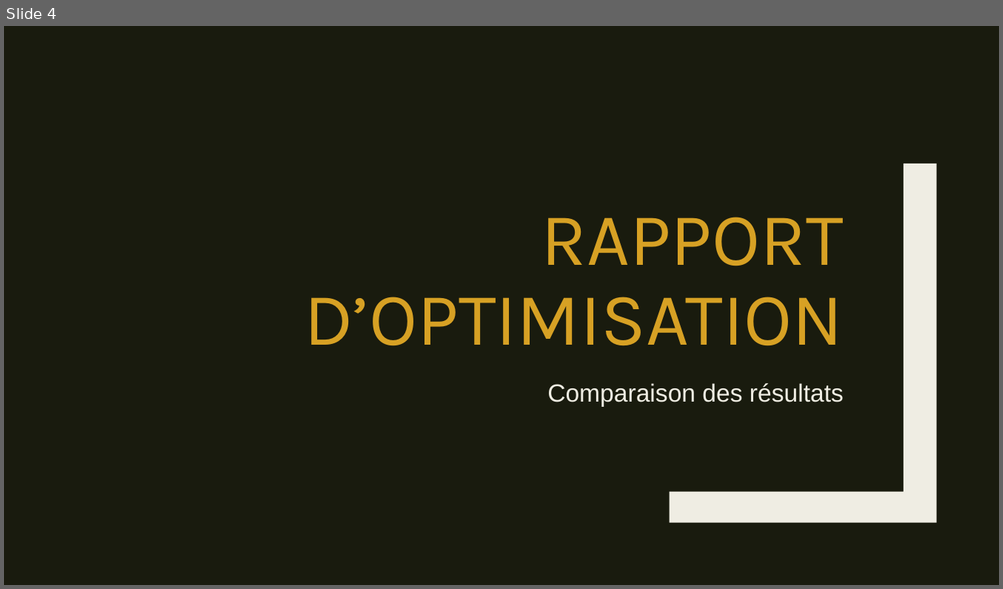
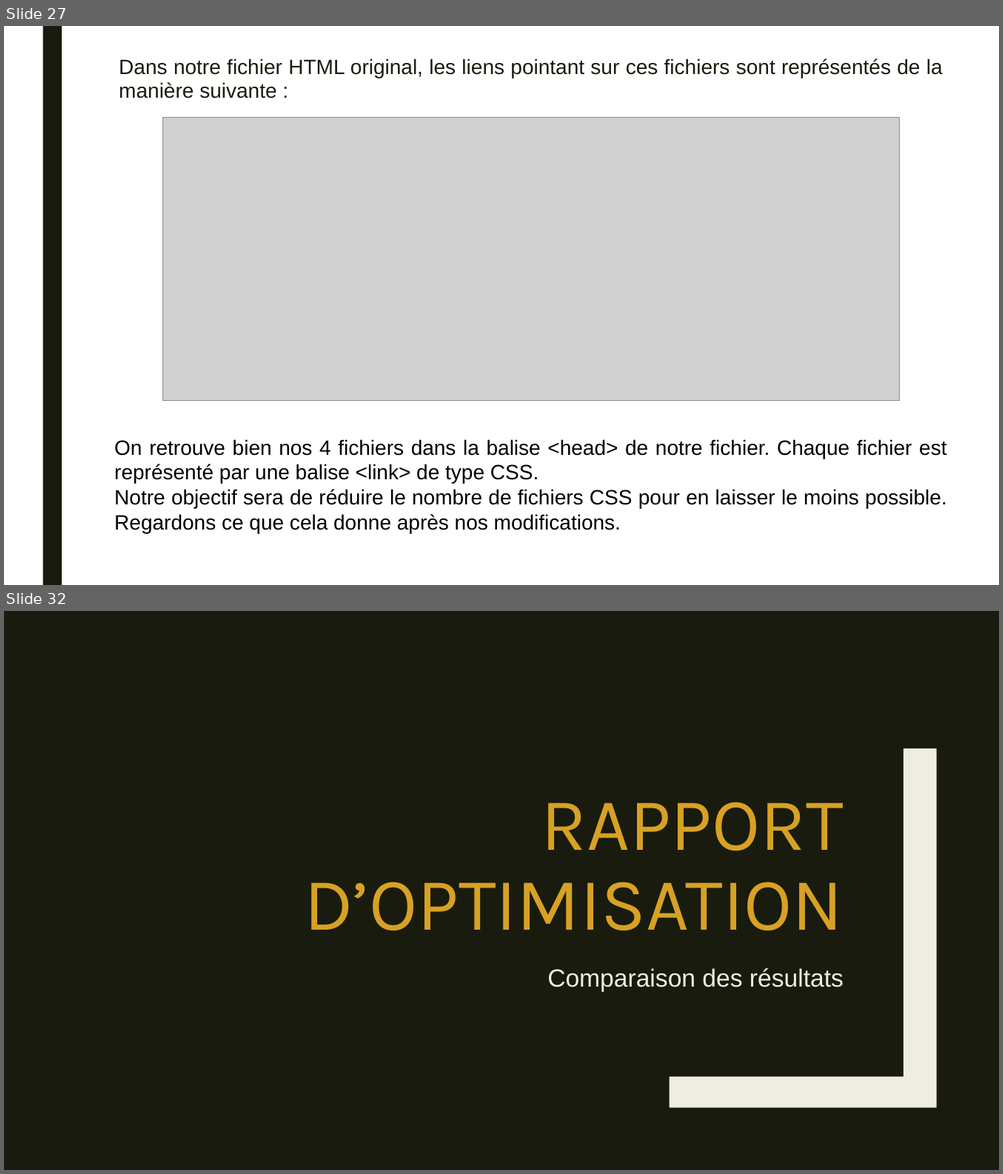
Before and after one commit to Amine-Be/Projet-4, a slide deck: P4_02_Recommandations.pptx. Shown one above the other, each under a label of ours: slide 4 before the commit, slides 27 and 32 after it; the slides between them are not shown. The pictures are 1003x589 and 1003x1174 pixels, drawn with LibreOffice and Linux fonts; fonts in the diff are those of the drawing; grey boxes stand for pictures. Boxes give left, top, right and bottom in pixels: in the first picture for what was removed or moved away, otherwise in the second. Text is boxed around its words. In the diff, an @@ line names an element or a change of style, - is before the commit and + after.

```diff
--- a/P4_02_Recommandations.pptx
+++ b/P4_02_Recommandations.pptx
@@ slide 27 added at <box>4,26,999,585</box>, background #FFFFFF @@
@@ rectangle added at <box>42,26,62,585</box>, fill #191B0E @@
@@ text added at <box>119,59,942,99</box>, 20 pt, text #191B0E @@
+Dans notre fichier HTML original, les liens pointant sur ces fichiers sont représentés de la manière suivante :
@@ picture added at <box>163,118,900,400</box> @@
@@ text added at <box>114,440,947,534</box>, 20 pt, text #000000 @@
+On retrouve bien nos 4 fichiers dans la balise <head> de notre fichier. Chaque fichier est représenté par une balise <link> de type CSS.
+Notre objectif sera de réduire le nombre de fichiers CSS pour en laisser le moins possible. Regardons ce que cela donne après nos modifications.
@@ what was slide 4 is now slide 32 @@
```
Also in this commit, not shown: 1 slide changed, 27 other slides added.
